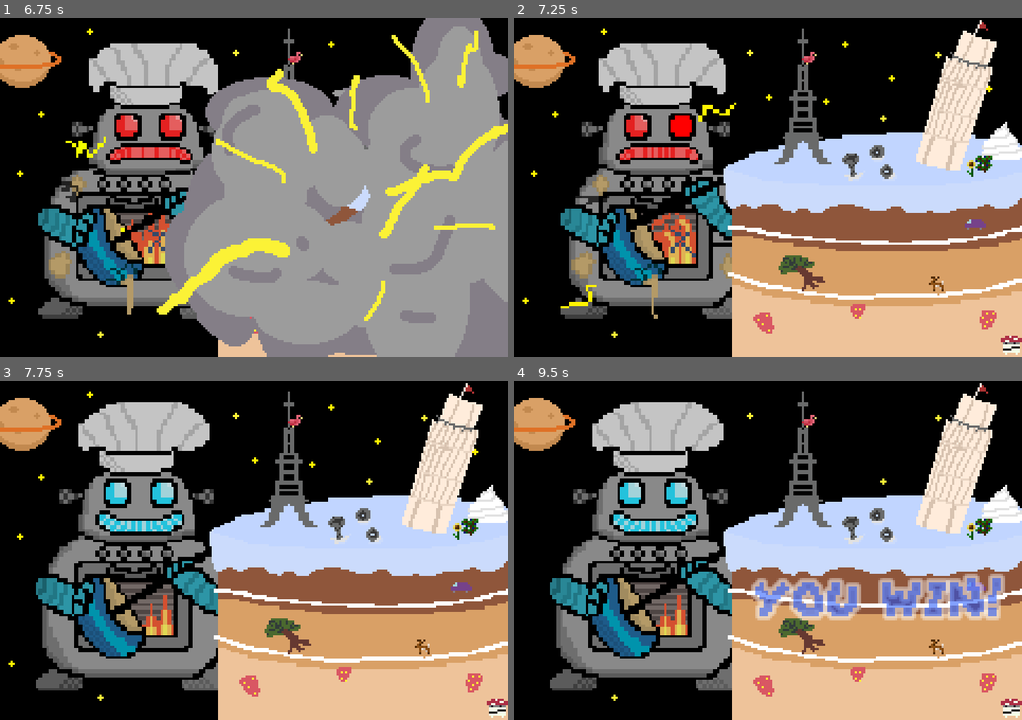
Above: before the commit, frames 1-4 (two rows, left to right).
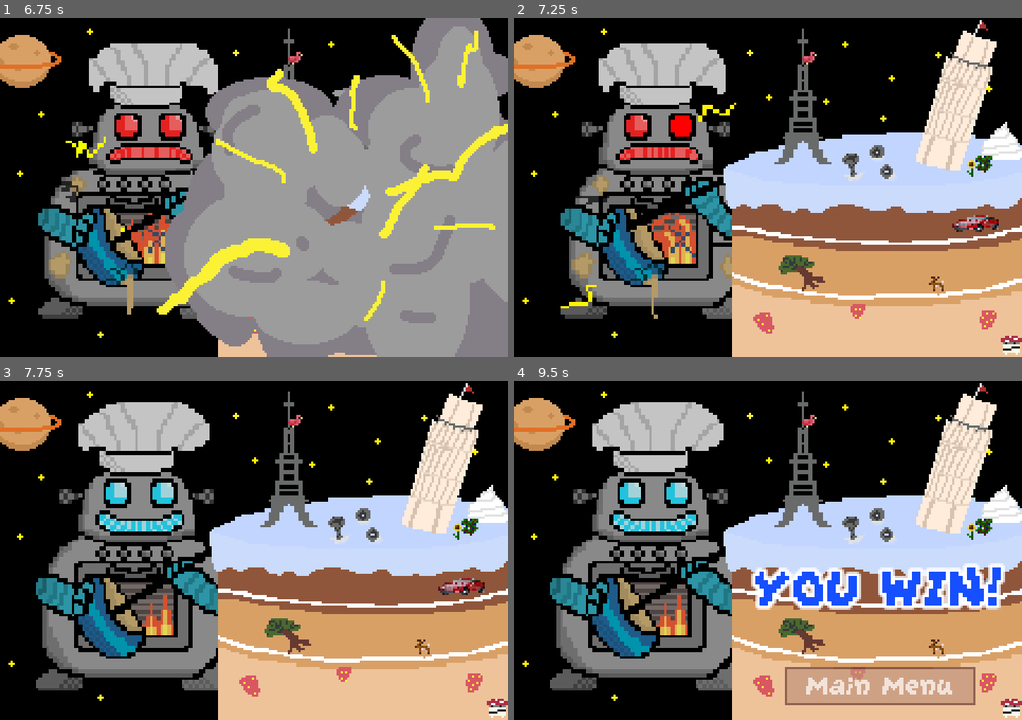
Above: after the commit, the same moments.

Repository: emmetl913/GMTK2024
Game: Godot game, scene res://worlds/RobotBakesTheEarth.tscn
Same seed, same stepped clock (60 frames per second), same inputs: the game is played once before the commit and once after it. This scene is started directly instead of the project's main scene.
Inputs (mouse positions are in pixels of both pictures, inside the frame that each line leads up to):
- Up to frame 1 (6.75 s): tap Enter at 0.5, 5 s; move the mouse to (365, 170) at 0.52 s; hold A (A) 0.53-1.28 s; tap D (D) at 0.8, 1.35, 3.8, 4.35 s; tap Space at 1.25 s; move the mouse to (152, 204) at 1.27 s; tap S (S) at 1.55, 4.55, 5.85 s; move the mouse to (304, 112) at 2.02 s; hold S (S) 2.03-2.78 s; tap W (W) at 2.3, 2.85, 5.3 s; move the mouse to (228, 255) at 2.77 s; tap A (A) at 3.05, 6.05 s; move the mouse to (406, 238) at 3.52 s; hold A (A) 3.53-4.28 s; move the mouse to (101, 136) at 4.27 s; move the mouse to (279, 187) at 5.02 s; press the mouse at (279, 187) at 5.03 s; move the mouse to (177, 102) at 5.77 s; release the mouse at (177, 102) at 5.78 s; move the mouse to (365, 170) at 6.52 s; hold W (W) from 6.53 s (still down)
- Up to frame 2 (7.25 s): keep holding W (W); tap D (D) at 6.8 s
- Up to frame 3 (7.75 s): move the mouse to (152, 567) at 7.27 s; release W (W) at 7.28 s; tap A (A) at 7.35 s; tap S (S) at 7.55 s
- Up to frame 4 (9.5 s): tap Space at 8 s; move the mouse to (818, 475) at 8.02 s; hold D (D) 8.03-8.78 s; tap W (W) at 8.3 s; move the mouse to (742, 618) at 8.77 s; tap S (S) at 8.85 s; tap A (A) at 9.05 s

Frame 1 is identical in both runs. In frame 2, 0.3% of the frame differs, in the area x 42-96%, y 58-77%; in frame 3, 0.3%; in frame 4, 11%, in the area x 1-97%, y 3-96%.

Commit message:
Shooting star and animation fix

Diff:
--- a/worlds/RobotBakesTheEarth.gd
+++ b/worlds/RobotBakesTheEarth.gd
@@ -1,5 +1,6 @@
 extends Node2D
 
+var dont_repeat = false
 func _ready():
 	Input.set_mouse_mode(Input.MOUSE_MODE_VISIBLE)
 
@@ -9,13 +10,20 @@
 	$AnimatedSprite2D.play("Booom")
 
 func _on_animated_sprite_2d_animation_finished():
-	$AnimationPlayer.play("ShowYouWin")
-	$YouWinText.visible = true
+	if !dont_repeat:
+		$AnimationPlayer.play("ShowYouWin")
+		$YouWinText.visible = true
+	$PlayShootingStar.start(randf_range(0,10))
 
 func _on_animation_player_animation_finished(anim_name):
 	if (anim_name == "ShowYouWin"):
 		$AnimationPlayer.play("ShowMainMenuButton")
 		$MainMenuButton.visible = true
+		dont_repeat = true
 
 func _on_main_menu_button_pressed():
 	get_tree().change_scene_to_file("res://menus/MainMenu.tscn")
+
+
+func _on_play_shooting_star_timeout():
+	$AnimatedSprite2D.play("ShootingStar")
--- a/worlds/RobotBakesTheEarth.tscn
+++ b/worlds/RobotBakesTheEarth.tscn
@@ -1,7 +1,8 @@
-[gd_scene load_steps=59 format=3 uid="uid://b6xf7rk80et8e"]
+[gd_scene load_steps=65 format=3 uid="uid://b6xf7rk80et8e"]
 
 [ext_resource type="Script" path="res://worlds/RobotBakesTheEarth.gd" id="1_h4upm"]
 [ext_resource type="Texture2D" uid="uid://cdg24ctuaatee" path="res://assets/sprites/aminationamons/RobotMakingTheEarthCakedUp.png" id="1_nch18"]
+[ext_resource type="Texture2D" uid="uid://ctwsypxr5tajm" path="res://assets/sprites/aminationamons/ShootingStarWinScreenSheet.png" id="3_ybdtb"]
 [ext_resource type="FontFile" uid="uid://dy03qa2n13w83" path="res://fonts/GrapeSoda.ttf" id="3_yw7ub"]
 [ext_resource type="Texture2D" uid="uid://cqv3kfbev5jxk" path="res://assets/Lose Screen/main_menu_button_idle.png" id="4_okbpu"]
 [ext_resource type="Texture2D" uid="uid://d3tw021wkjmh6" path="res://assets/Lose Screen/main_menu_button_hover.png" id="5_m2031"]
@@ -178,17 +179,37 @@
 atlas = ExtResource("1_nch18")
 region = Rect2(10080, 0, 240, 160)
 
-[sub_resource type="AtlasTexture" id="AtlasTexture_mkgpx"]
-atlas = ExtResource("1_nch18")
-region = Rect2(10320, 0, 240, 160)
-
-[sub_resource type="AtlasTexture" id="AtlasTexture_cmjfq"]
-atlas = ExtResource("1_nch18")
-region = Rect2(10560, 0, 240, 160)
-
-[sub_resource type="AtlasTexture" id="AtlasTexture_pksii"]
-atlas = ExtResource("1_nch18")
-region = Rect2(10800, 0, 240, 160)
+[sub_resource type="AtlasTexture" id="AtlasTexture_0x50i"]
+atlas = ExtResource("1_nch18")
+region = Rect2(9840, 0, 240, 160)
+
+[sub_resource type="AtlasTexture" id="AtlasTexture_jgss5"]
+atlas = ExtResource("3_ybdtb")
+region = Rect2(0, 0, 240, 160)
+
+[sub_resource type="AtlasTexture" id="AtlasTexture_8we6b"]
+atlas = ExtResource("3_ybdtb")
+region = Rect2(240, 0, 240, 160)
+
+[sub_resource type="AtlasTexture" id="AtlasTexture_4kqcj"]
+atlas = ExtResource("3_ybdtb")
+region = Rect2(480, 0, 240, 160)
+
+[sub_resource type="AtlasTexture" id="AtlasTexture_n7584"]
+atlas = ExtResource("3_ybdtb")
+region = Rect2(720, 0, 240, 160)
+
+[sub_resource type="AtlasTexture" id="AtlasTexture_0wpmt"]
+atlas = ExtResource("3_ybdtb")
+region = Rect2(960, 0, 240, 160)
+
+[sub_resource type="AtlasTexture" id="AtlasTexture_o75w1"]
+atlas = ExtResource("3_ybdtb")
+region = Rect2(1200, 0, 240, 160)
+
+[sub_resource type="AtlasTexture" id="AtlasTexture_a2ndr"]
+atlas = ExtResource("3_ybdtb")
+region = Rect2(1440, 0, 240, 160)
 
 [sub_resource type="SpriteFrames" id="SpriteFrames_p7iff"]
 animations = [{
@@ -321,18 +342,43 @@
 }, {
 "duration": 1.0,
 "texture": SubResource("AtlasTexture_y1imv")
-}, {
-"duration": 1.0,
-"texture": SubResource("AtlasTexture_mkgpx")
-}, {
-"duration": 1.0,
-"texture": SubResource("AtlasTexture_cmjfq")
-}, {
-"duration": 1.0,
-"texture": SubResource("AtlasTexture_pksii")
 }],
 "loop": false,
 "name": &"Booom",
+"speed": 5.0
+}, {
+"frames": [{
+"duration": 1.0,
+"texture": SubResource("AtlasTexture_0x50i")
+}],
+"loop": true,
+"name": &"Idle",
+"speed": 5.0
+}, {
+"frames": [{
+"duration": 1.0,
+"texture": SubResource("AtlasTexture_jgss5")
+}, {
+"duration": 1.0,
+"texture": SubResource("AtlasTexture_8we6b")
+}, {
+"duration": 1.0,
+"texture": SubResource("AtlasTexture_4kqcj")
+}, {
+"duration": 1.0,
+"texture": SubResource("AtlasTexture_n7584")
+}, {
+"duration": 1.0,
+"texture": SubResource("AtlasTexture_0wpmt")
+}, {
+"duration": 1.0,
+"texture": SubResource("AtlasTexture_o75w1")
+}, {
+"duration": 1.0,
+"texture": SubResource("AtlasTexture_a2ndr")
+}],
+"loop": false,
+"name": &"ShootingStar",
 "speed": 5.0
 }]
 
@@ -490,7 +536,8 @@
 texture_filter = 1
 position = Vector2(120, 80)
 sprite_frames = SubResource("SpriteFrames_p7iff")
-animation = &"Booom"
+animation = &"ShootingStar"
+autoplay = "Booom"
 
 [node name="YouWinText" type="Label" parent="."]
 self_modulate = Color(1, 1, 1, 0)
@@ -531,6 +578,10 @@
 "": SubResource("AnimationLibrary_u83ph")
 }
 
+[node name="PlayShootingStar" type="Timer" parent="."]
+one_shot = true
+
 [connection signal="animation_finished" from="AnimatedSprite2D" to="." method="_on_animated_sprite_2d_animation_finished"]
 [connection signal="pressed" from="MainMenuButton" to="." method="_on_main_menu_button_pressed"]
 [connection signal="animation_finished" from="AnimationPlayer" to="." method="_on_animation_player_animation_finished"]
+[connection signal="timeout" from="PlayShootingStar" to="." method="_on_play_shooting_star_timeout"]
--- a/worlds/cinematic.tscn
+++ b/worlds/cinematic.tscn
@@ -167,9 +167,9 @@
 anchor_top = 5.0
 anchor_bottom = 5.0
 offset_left = -80.0
-offset_top = -712.0
+offset_top = 38.0
 offset_right = -12.0
-offset_bottom = -665.0
+offset_bottom = 85.0
 color = Color(1, 0.231373, 1, 1)
 metadata/_edit_use_anchors_ = true
 
Not shown, added: assets/sfx/shootingstar.wav.import
Binary file changed: assets/sprites/RobotMakingTheEarthCakedUp.aseprite
Binary file changed: assets/sprites/aminationamons/RobotMakingTheEarthCakedUp.png
Binary file added: assets/sprites/aminationamons/ShootingStarWinScreen.aseprite
Binary file added: assets/sprites/aminationamons/ShootingStarWinScreenSheet.png
Not shown, added: assets/sprites/aminationamons/ShootingStarWinScreenSheet.png.import
Not shown, added: assets/sfx/shootingstar.wav
